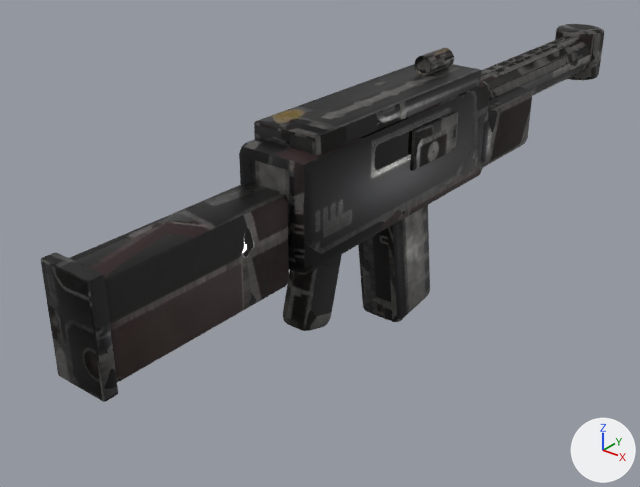
The glTF model Sandbox/GameData/Models/Weapons/explorer_heavy_round_rifle.glb, before and after one commit.
One viewpoint serves both versions: a 50 mm camera at (0.476, -0.685, 0.322) aimed at (-0.053, -0.023, -0.089). Arrows for +X, +Y and +Z are at lower right; the lights stay in place. The first picture is the older version. Vertices at exactly the same position are counted once.

The scene before the commit, as lines of its bpy script (objects in view):
```python
mat_weapon = bpy.data.materials.new('Weapon')
mat_weapon.use_nodes = True; mat_weapon.node_tree.nodes.clear()
_N = mat_weapon.node_tree.nodes; _L = mat_weapon.node_tree.links
n0 = _N.new('ShaderNodeBsdfPrincipled'); n0.name = 'Principled BSDF'
n1 = _N.new('ShaderNodeOutputMaterial'); n1.name = 'Material Output'
n2 = _N.new('ShaderNodeMix'); n2.name = 'Mix'
n2.data_type = 'RGBA'
n2.blend_type = 'MULTIPLY'
n2.inputs[0].default_value = 1.0  # 'Factor'
n3 = _N.new('ShaderNodeVertexColor'); n3.name = 'Color Attribute'
n4 = _N.new('ShaderNodeTexImage'); n4.name = 'Image Texture'
n4.image = img_explorer_heavy_round_rifle_basecolor
n5 = _N.new('ShaderNodeSeparateColor'); n5.name = 'Separate Color'
n6 = _N.new('ShaderNodeTexImage'); n6.name = 'Image Texture.001'
n6.image = img_explorer_heavy_round_rifle_orm
_L.new(n0.outputs[0], n1.inputs[0])  # 'BSDF' to 'Surface'
_L.new(n2.outputs[2], n0.inputs[0])  # 'Result' to 'Base Color'
_L.new(n3.outputs[0], n2.inputs[7])  # 'Color' to 'B'
_L.new(n4.outputs[0], n2.inputs[6])  # 'Color' to 'A'
_L.new(n5.outputs[2], n0.inputs[1])  # 'Blue' to 'Metallic'
_L.new(n5.outputs[1], n0.inputs[2])  # 'Green' to 'Roughness'
_L.new(n6.outputs[0], n5.inputs[0])  # 'Color' to 'Color'
me_explorer_heavy_round_rifle = bpy.data.meshes.new('explorer_heavy_round_rifle')
me_explorer_heavy_round_rifle.from_pydata(...)  # 1336 vertices, 2624 faces; spans x -0.043..0.044, y -0.372..0.499, z -0.178..0.1
me_explorer_heavy_round_rifle.materials.append(mat_weapon)
ob_explorer_heavy_round_rifle = bpy.data.objects.new('explorer_heavy_round_rifle', me_explorer_heavy_round_rifle)
ob_explorer_heavy_round_rifle.location = (0.0, 0.0, 0.0)
```
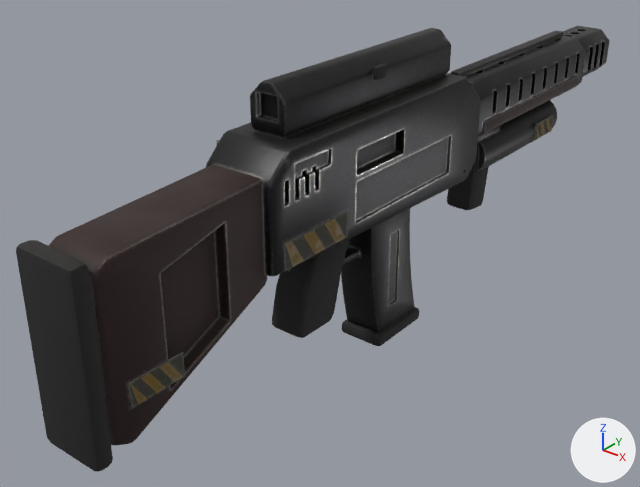
Boxes [x1, y1, x2, y2] around the edits, measured in the pictures (640 x 487 px; the box of a moved part takes in the faces that stretch with it):
'explorer_heavy_round_rifle', surface changed, reshaped (18% taller): before [41, 24, 604, 402]; after [16, 26, 609, 472]
part 1 of me_explorer_heavy_round_rifle, moved or reshaped (not visible afterwards): before [410, 111, 458, 171]
part 2 of me_explorer_heavy_round_rifle, moved or reshaped: before [254, 64, 481, 156]; after [373, 64, 386, 80]
part 3 of me_explorer_heavy_round_rifle, moved or reshaped (mostly hidden afterwards): before [358, 205, 430, 322]; after [477, 126, 500, 143]
part 4 of me_explorer_heavy_round_rifle, rebuilt: before [481, 36, 591, 99]; after [449, 35, 586, 137]
part 5 of me_explorer_heavy_round_rifle, rebuilt: before [555, 24, 604, 80]; after [563, 26, 609, 76]
part 6 of me_explorer_heavy_round_rifle, rebuilt (10% wider): before [239, 81, 490, 273]; after [206, 73, 481, 276]
part 7 of me_explorer_heavy_round_rifle, rebuilt (40% taller): before [70, 182, 289, 382]; after [49, 165, 267, 445]
part 8 of me_explorer_heavy_round_rifle, rebuilt: before [283, 254, 342, 331]; after [272, 239, 349, 338]
part 9 of me_explorer_heavy_round_rifle, deleted: before [414, 48, 454, 76]
part 10 of me_explorer_heavy_round_rifle, deleted: before [41, 253, 118, 402]
part 11 of me_explorer_heavy_round_rifle, built on: before [481, 87, 532, 167]; after [16, 28, 579, 472]

The change, as a list of edits to the scene's bpy script:
```text
Add img_explorer_heavy_round_rifle_normal:
    img_explorer_heavy_round_rifle_normal = load_image('explorer_heavy_round_rifle_Normal', '_unpacked/explorer_heavy_round_rifle_Normal', 1024, 1024, 'Non-Color')
Change mat_weapon:
    remove # nodes: BsdfPrincipled, Mix, OutputMaterial, SeparateColor, TexImage x2, VertexColor
    nodes: BsdfPrincipled, NormalMap, OutputMaterial, SeparateColor, TexImage x3
    uses the picture img_explorer_heavy_round_rifle_normal
Change me_explorer_heavy_round_rifle:
    used by ob_explorer_heavy_round_rifle; location = (0.0, 0.0, 0.0)
    remove me_explorer_heavy_round_rifle.from_pydata(...)  # 1336 vertices, 2624 faces; spans x -0.043..0.044, y -0.372..0.499, z -0.178..0.1
    add me_explorer_heavy_round_rifle.from_pydata(...)  # 2801 vertices, 5522 faces; spans x -0.039..0.04, y -0.389..0.5, z -0.189..0.125
    me_explorer_heavy_round_rifle part 1: the loose piece of 56 vertices spanning x 0.04..0.044, y 0.0..0.08, z 0.01..0.05 is multiplied about its middle by the matrix ((7.002, 0.0, 0.0), (0.0, 0.0, -5.226), (0.0, 0.122, 0.0)), then moved by (-0.042, -0.07, 0.046)
    me_explorer_heavy_round_rifle part 2: the loose piece of 56 vertices spanning x -0.035..0.035, y -0.14..0.14, z 0.06..0.08 is multiplied about its middle by the matrix ((0.043, 0.0, 0.0), (0.0, 0.0, -0.876), (0.0, 0.039, 0.0)), then moved by (0.022, -0.03, 0.04)
    me_explorer_heavy_round_rifle part 3: the loose piece of 56 vertices spanning x -0.025..0.025, y -0.003..0.083, z -0.178..-0.042 is multiplied about its middle by the matrix ((0.723, 0.0, 0.0), (0.0, 0.065, -0.459), (0.0, 0.171, 0.024)), then moved by (0.0, 0.16, 0.1)
    me_explorer_heavy_round_rifle part 4: the loose piece of 224 vertices spanning x -0.026..0.026, y 0.185..0.455, z 0.004..0.056 is rebuilt with 343 vertices and now spans x -0.034..0.034, y 0.13..0.417, z -0.004..0.062
    me_explorer_heavy_round_rifle part 5: the loose piece of 216 vertices spanning x -0.032..0.032, y 0.441..0.499, z -0.002..0.062 is rebuilt with 371 vertices and now spans x -0.031..0.031, y 0.413..0.5, z 0.001..0.059
    me_explorer_heavy_round_rifle part 6: the loose piece of 56 vertices spanning x -0.04..0.04, y -0.16..0.16, z -0.045..0.065 is rebuilt with 197 vertices and now spans x -0.038..0.038, y -0.2..0.14, z -0.04..0.08
    me_explorer_heavy_round_rifle part 7: the loose piece of 56 vertices spanning x -0.025..0.025, y -0.36..-0.16, z -0.055..0.035 is rebuilt with 92 vertices and now spans x -0.03..0.03, y -0.372..-0.194, z -0.109..0.06
    me_explorer_heavy_round_rifle part 8: the loose piece of 56 vertices spanning x -0.018..0.018, y -0.132..-0.068, z -0.131..-0.029 is rebuilt with 150 vertices and now spans x -0.019..0.019, y -0.143..-0.063, z -0.125..-0.036
    me_explorer_heavy_round_rifle part 9: the loose piece of 224 vertices spanning x -0.01..0.01, y 0.078..0.122, z 0.08..0.1 is deleted
    me_explorer_heavy_round_rifle part 10: the loose piece of 56 vertices spanning x -0.027..0.027, y -0.372..-0.358, z -0.06..0.04 is deleted
    me_explorer_heavy_round_rifle part 11: 278 vertices removed from x -0.043..0.043, y -0.091..0.26, z -0.058..0.035; 1446 vertices added at x -0.039..0.04, y -0.389..0.403, z -0.189..0.125
    other edits to the shape of me_explorer_heavy_round_rifle do not show in these pictures
```
